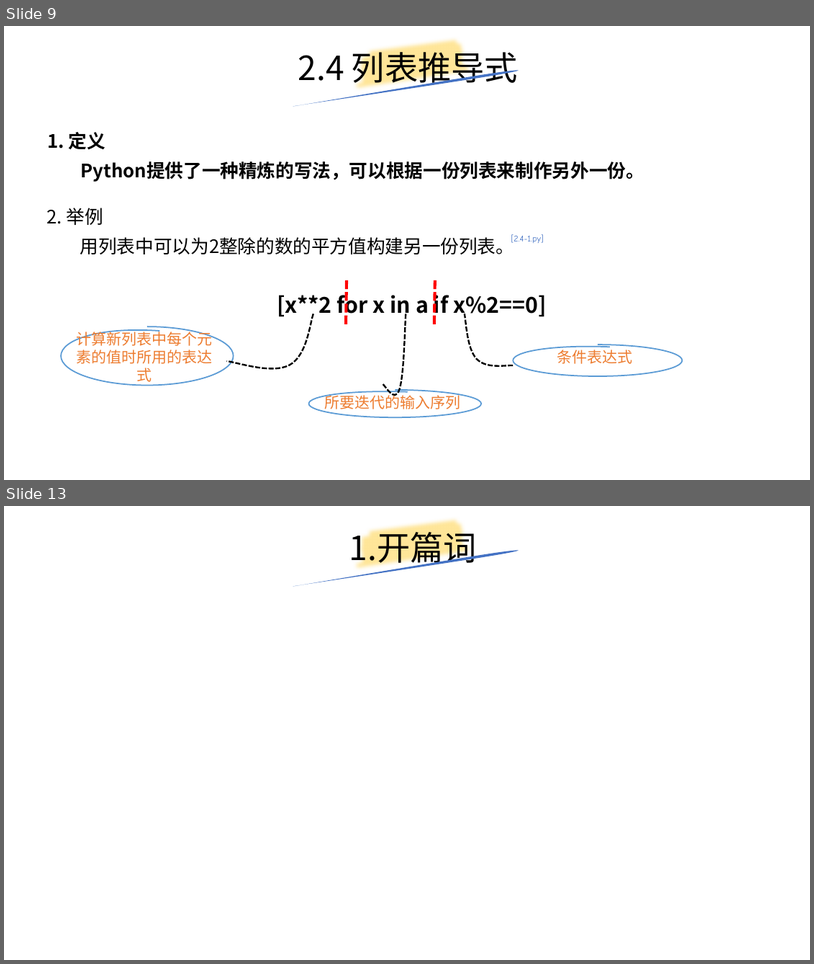
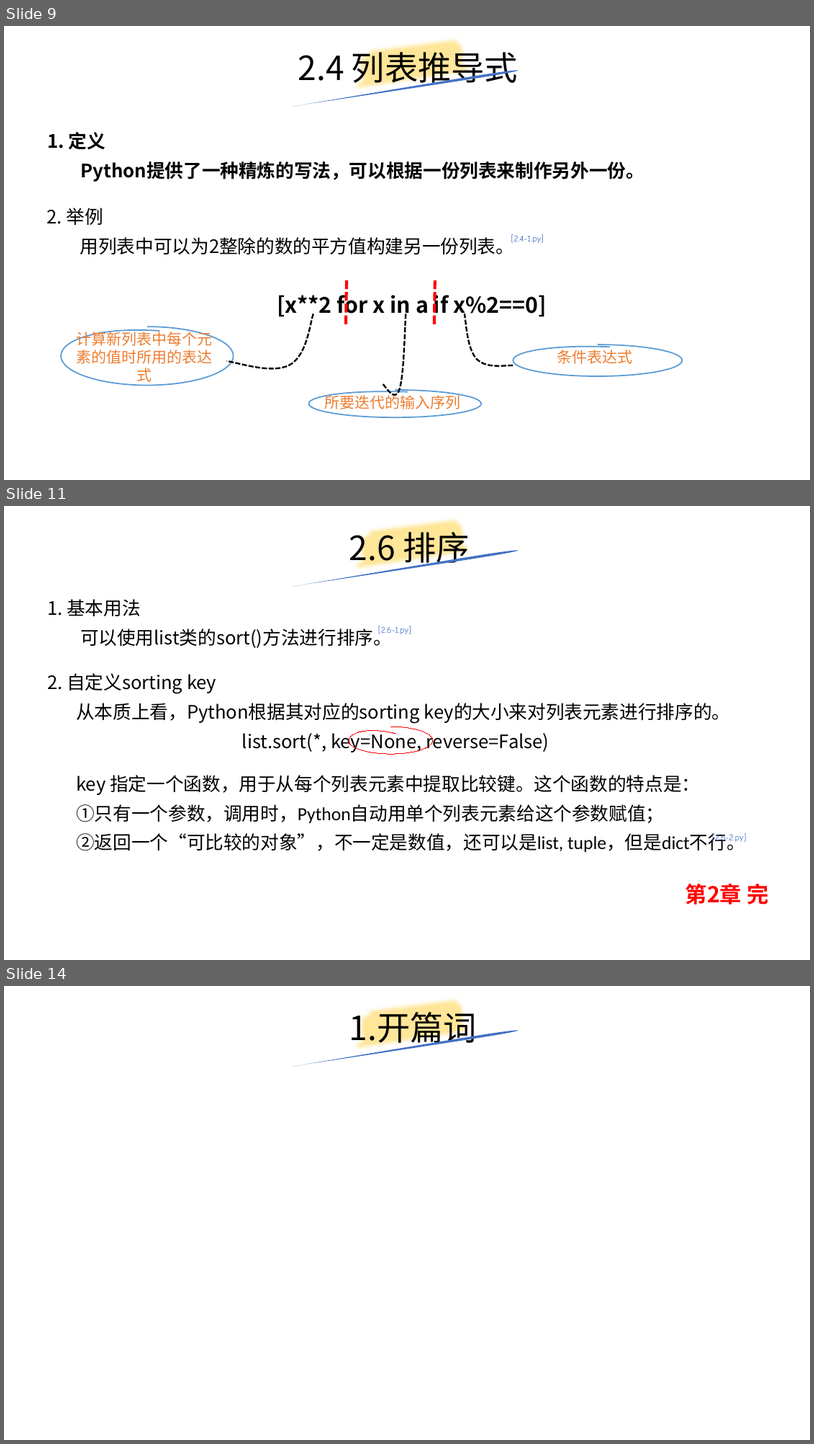
Before and after one commit to yiwenliu/CorePython, a slide deck: PPT/CorePython.pptx. Shown one above the other, each under a label of ours: slides 9 and 13 before the commit, slides 9, 11 and 14 after it; the slides between them are not shown. The pictures are 814x964 and 814x1444 pixels, drawn with LibreOffice and Linux fonts; fonts in the diff are those of the drawing. Boxes give left, top, right and bottom in pixels: in the first picture for what was removed or moved away, otherwise in the second. Text is boxed around its words. In the diff, an @@ line names an element or a change of style, - is before the commit and + after.

```diff
--- a/PPT/CorePython.pptx
+++ b/PPT/CorePython.pptx
@@ slide 11 added at [4,506,810,960], background #FFFFFF @@
@@ title added at [350,526,469,569], 39.6 pt, text #000000 @@
+2.6 排序
@@ freeform shape added at [352,506,476,586], outline #FFE699 16 pt @@
@@ freeform shape added at [292,549,520,586], fill #4472C4 @@
@@ text added at [47,599,392,648], 22 pt, text #000000 @@
+1. 基本用法
+可以使用list类的sort()方法进行排序。
@@ text added at [378,626,412,634], 18 pt, text #4472C4 @@
+[2.6-1.py]
@@ text added at [47,673,731,752], 22 pt, text #000000 @@
+2. 自定义sorting key
+从本质上看，Python根据其对应的sorting key的大小来对列表元素进行排序的。
+list.sort(*, key=None, reverse=False)
@@ freeform shape added at [349,727,433,754], outline #FF0000 0.75 pt @@
@@ text added at [76,775,746,852], 22 pt, text #000000 @@
+key 指定一个函数，用于从每个列表元素中提取比较键。这个函数的特点是：
+①只有一个参数，调用时，Python自动用单个列表元素给这个参数赋值；
+②返回一个“可比较的对象”，不一定是数值，还可以是list, tuple，但是dict不行。
@@ text added at [712,833,746,843], 18 pt, text #4472C4 @@
+[2.6-2.py]
@@ text added at [686,883,769,904], 26 pt, text #FF0000, bold @@
+第2章 完
@@ what was slide 13 is now slide 14 @@
```
Also in this commit, not shown: 3 slides changed, 3 other slides added, 3 slides removed, 6 other files.
